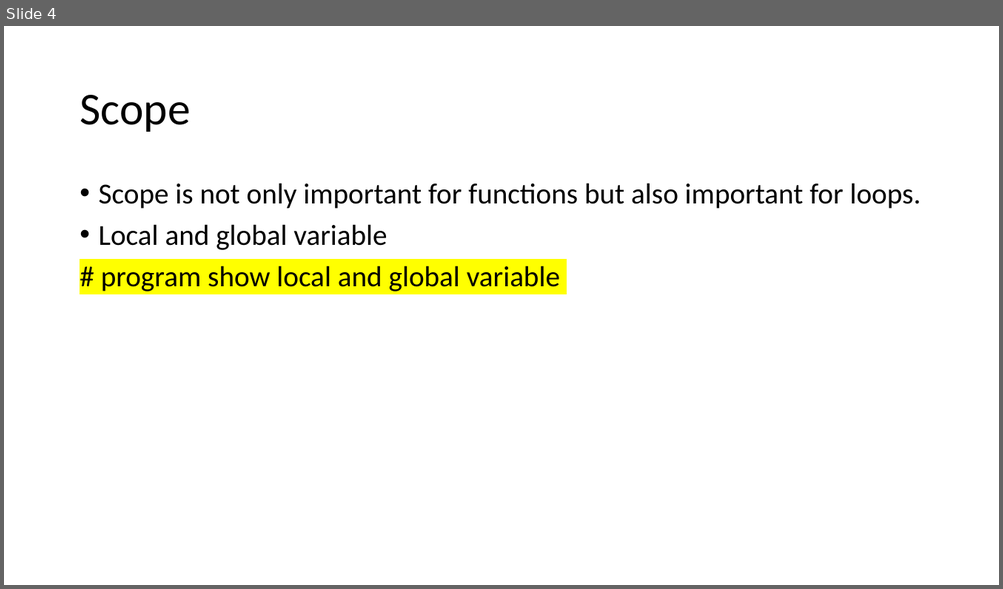
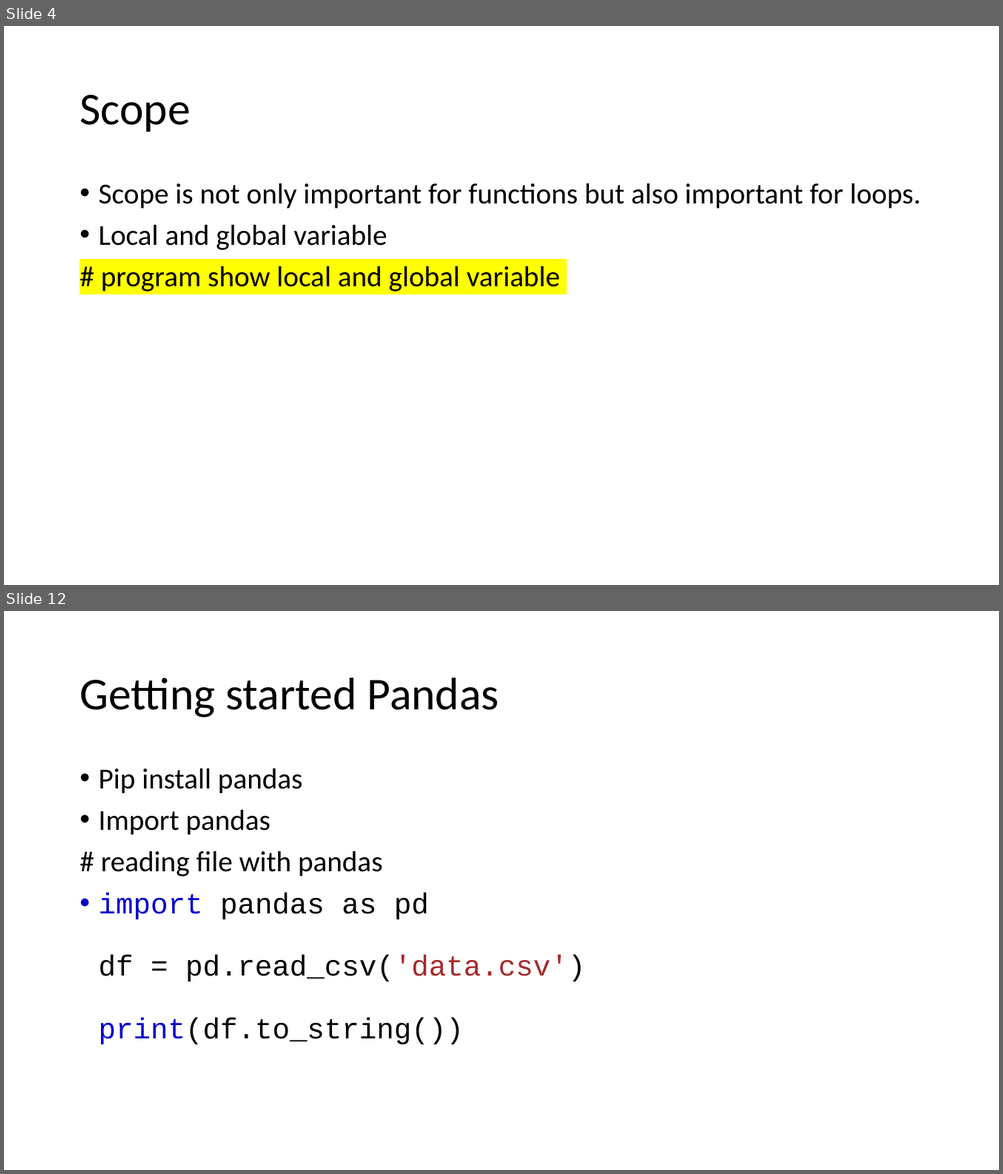
Before and after one commit to LuyangYin1/Python-for-everyone, a slide deck: class-2/Class – 2.pptm. Shown one above the other, each under a label of ours: slide 4 before the commit, slides 4 and 12 after it; the slides between them are not shown. The pictures are 1003x589 and 1003x1174 pixels, drawn with LibreOffice and Linux fonts; fonts in the diff are those of the drawing. Boxes give left, top, right and bottom in pixels: in the first picture for what was removed or moved away, otherwise in the second. Text is boxed around its words. In the diff, an @@ line names an element or a change of style, - is before the commit and + after.

```diff
--- a/class-2/Class – 2.pptm
+++ b/class-2/Class – 2.pptm
@@ slide 12 added at (x1=4, y1=611, x2=999, y2=1170), background #FFFFFF @@
@@ title added at (x1=79, y1=678, x2=499, y2=718), 44 pt, text #000000 @@
+Getting started Pandas
@@ text added at (x1=99, y1=768, x2=585, y2=1045), 28 pt, text #000000 @@
+• Pip install pandas
+• Import pandas
+# reading file with pandas
+• import pandas as pd
+  df = pd.read_csv('data.csv')
+  print(df.to_string())
```
Also in this commit, not shown: 7 other slides added.
